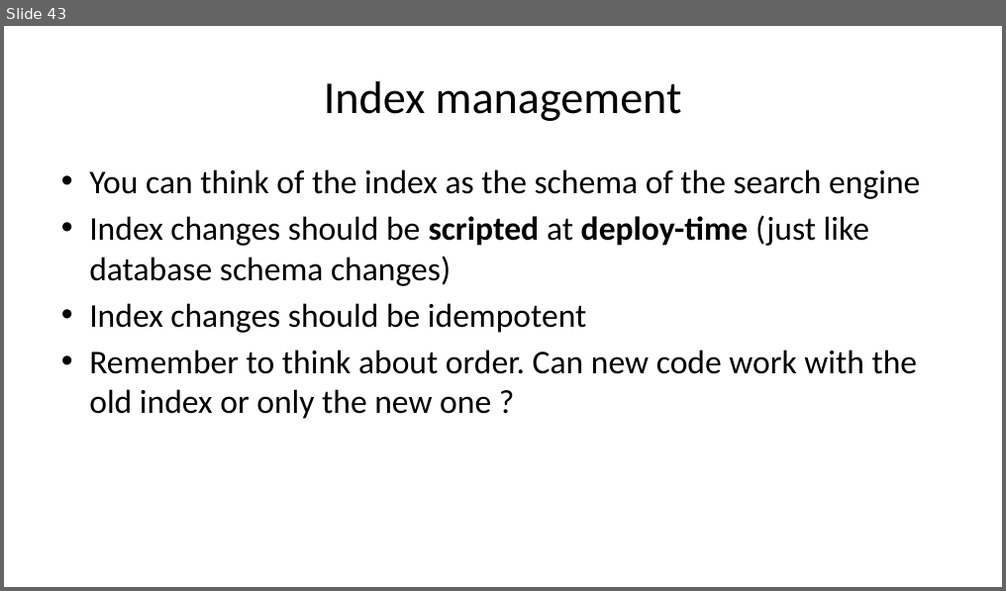
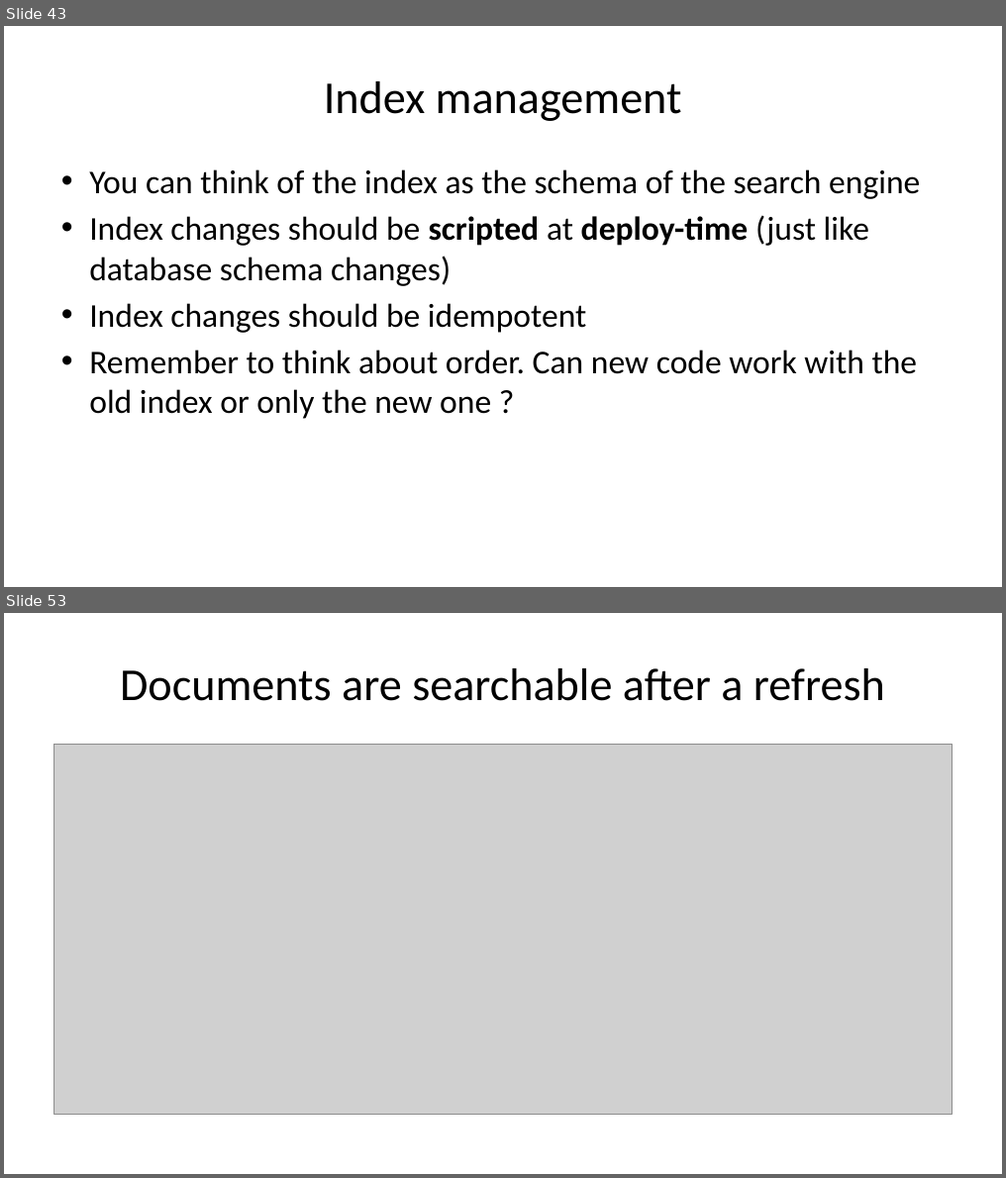
Before and after one commit to driis/ElasticTalk, a slide deck: ElasticSearch Presentation.pptx. Shown one above the other, each under a label of ours: slide 43 before the commit, slides 43 and 53 after it; the slides between them are not shown. The pictures are 1006x591 and 1006x1178 pixels, drawn with LibreOffice and Linux fonts; fonts in the diff are those of the drawing; grey boxes stand for pictures. Boxes give left, top, right and bottom in pixels: in the first picture for what was removed or moved away, otherwise in the second. Text is boxed around its words. In the diff, an @@ line names an element or a change of style, - is before the commit and + after.

```diff
--- a/ElasticSearch Presentation.pptx
+++ b/ElasticSearch Presentation.pptx
@@ slide 53 added at bbox=[4, 613, 1002, 1174], background #FFFFFF @@
@@ title added at bbox=[120, 668, 885, 701], 44 pt, text #000000 @@
+Documents are searchable after a refresh
@@ picture added at bbox=[54, 744, 952, 1115] @@
```
Also in this commit, not shown: 6 slides changed, 31 other slides added, 1 slide removed.
